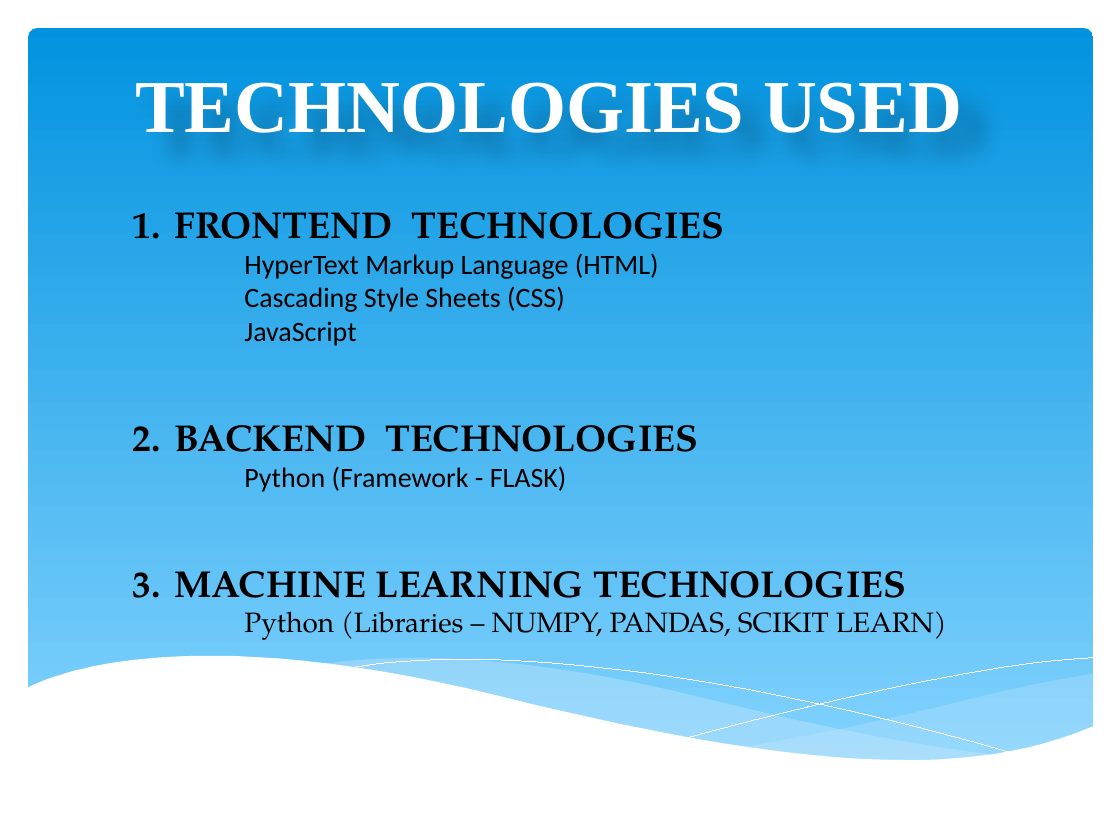
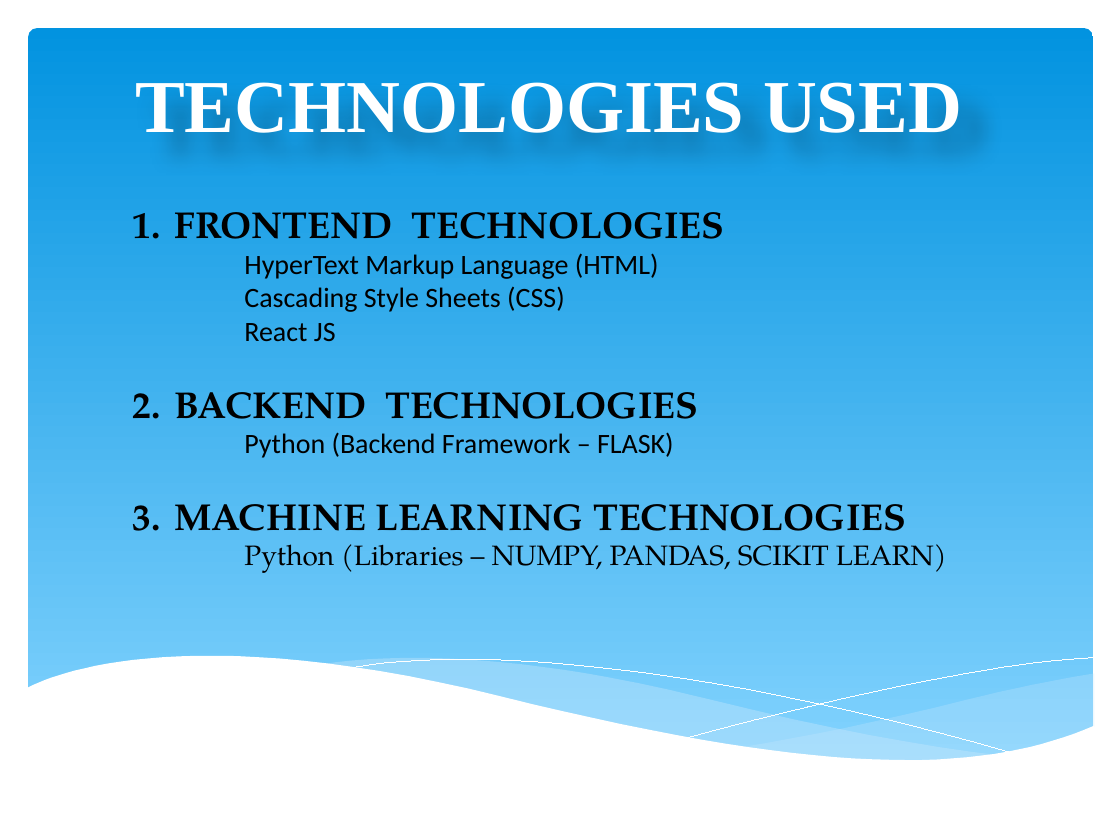
Before and after one commit to DebmalyaPal/Disease-Prediction-System-using-Machine-Learning, a slide deck: slide 11 of CS_8thSem_80.pptx. Drawn at 1120x840 pixels with LibreOffice and Linux fonts; fonts in the diff are those of the drawing; background and template pictures are left out. Boxes give left, top, right and bottom in pixels: in the first picture for what was removed or moved away, otherwise in the second. Text is boxed around its words. In the diff, an @@ line names an element or a change of style, - is before the commit and + after.

Commit message:
Updated Backend - Added Flask app skeleton, load symptoms from dataset

```diff
--- a/CS_8thSem_80.pptx
+++ b/CS_8thSem_80.pptx
@@ text at [174,212,725,458]: text changed @@
-1. FRONTEND TECHNOLOGIES
-   HyperText Markup Language (HTML)
-   Cascading Style Sheets (CSS)
-   JavaScript
-2. BACKEND TECHNOLOGIES
-   Python (Framework - FLASK)
+1. FRONTEND TECHNOLOGIES
+   HyperText Markup Language (HTML)
+   Cascading Style Sheets (CSS)
+   React JS
+2. BACKEND TECHNOLOGIES
+   Python (Backend Framework – FLASK)
```
Also in this commit, not shown: 2 other slides changed, 7 other files.
